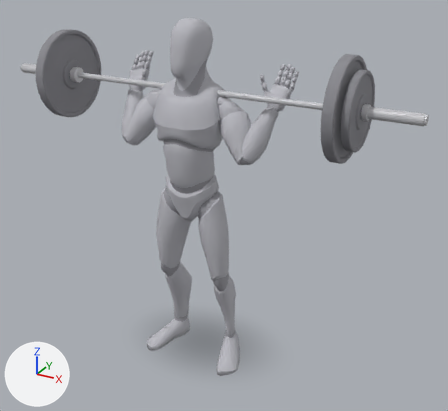
The glTF model app/src/main/assets/mannequins/barbell_squat.glb: old version first, new version second.
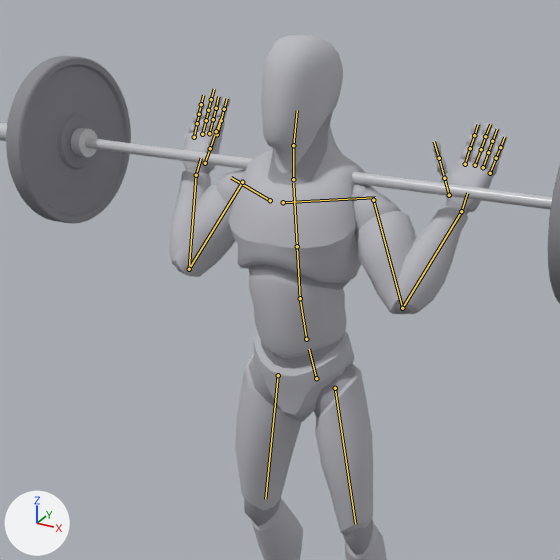
Old and new are each drawn whole from a camera (50 mm lens) standing at (1.53, -2.56, 2.16) and looking at (0.1, 0.04, 0.86) and again close up on the part from 7% to 73% of the width and 0% to 72% of the height. The lights are fixed; the arrows at lower left show +X, +Y and +Z. The last two pictures show the newer version. Both versions are drawn at frame 0 of the action 'lowering'; the numbers are the values there. The bones that change, and the others that lie on the model, are drawn over the model as lines in the close-ups.

In view in the first close-up: 'barbell_0', 'barbell_10', 'barbell_4', 'body', 'body_1' and 2 more.
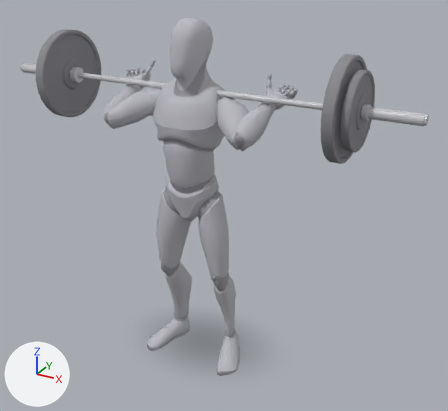
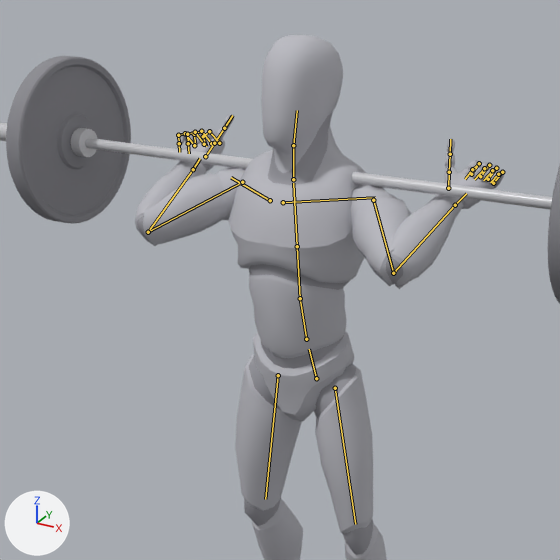
The edits, one by one:
Bone 'upperarm_l' (bone_upperarm_l) turns from (-37, -130, -30) to (-54, -162, -6) degrees about its own x, y and z.
Bone 'lowerarm_l' (bone_lowerarm_l) turns from (130, 14, -16) to (135, 4, -4) degrees about its own x, y and z.
Bone 'hand_l' (bone_hand_l) turns from (15, 0, -1) to (-1, 0, 0) degrees about its own x, y and z.
Bone 'index_01_l' (bone_index_01_l) turns from (0, 0, 0) to (61, 23, -38) degrees about its own x, y and z.
Bone 'index_02_l' (bone_index_02_l) turns from (0, 0, 0) to (65, 26, -40) degrees about its own x, y and z.
Bone 'index_03_l' (bone_index_03_l) turns from (0, 0, 0) to (49, 15, -32) degrees about its own x, y and z.
Bone 'middle_01_l' (bone_middle_01_l) turns from (0, 0, 0) to (57, 20, -36) degrees about its own x, y and z.
Bone 'middle_02_l' (bone_middle_02_l) turns from (0, 0, 0) to (61, 23, -38) degrees about its own x, y and z.
Bone 'middle_03_l' (bone_middle_03_l) turns from (0, 0, 0) to (46, 13, -30) degrees about its own x, y and z.
Bone 'pinky_01_l' (bone_pinky_01_l) turns from (0, 0, 0) to (56, 19, -35) degrees about its own x, y and z.
Bone 'pinky_02_l' (bone_pinky_02_l) turns from (0, 0, 0) to (59, 22, -37) degrees about its own x, y and z.
Bone 'pinky_03_l' (bone_pinky_03_l) turns from (0, 0, 0) to (45, 12, -30) degrees about its own x, y and z.
Bone 'ring_01_l' (bone_ring_01_l) turns from (0, 0, 0) to (56, 19, -36) degrees about its own x, y and z.
Bone 'ring_02_l' (bone_ring_02_l) turns from (0, 0, 0) to (60, 22, -37) degrees about its own x, y and z.
Bone 'ring_03_l' (bone_ring_03_l) turns from (0, 0, 0) to (45, 13, -30) degrees about its own x, y and z.
Bone 'upperarm_r' (bone_upperarm_r) turns from (-37, 130, 30) to (-54, 162, 6) degrees about its own x, y and z.
Bone 'lowerarm_r' (bone_lowerarm_r) turns from (130, -14, 16) to (135, -4, 4) degrees about its own x, y and z.
Bone 'hand_r' (bone_hand_r) turns from (15, 0, 1) to (-1, 0, 0) degrees about its own x, y and z.
Bone 'index_01_r' (bone_index_01_r) turns from (0, 0, 0) to (61, -23, 38) degrees about its own x, y and z.
Bone 'index_02_r' (bone_index_02_r) turns from (0, 0, 0) to (65, -26, 40) degrees about its own x, y and z.
Bone 'index_03_r' (bone_index_03_r) turns from (0, 0, 0) to (49, -15, 32) degrees about its own x, y and z.
Bone 'middle_01_r' (bone_middle_01_r) turns from (0, 0, 0) to (57, -20, 36) degrees about its own x, y and z.
Bone 'middle_02_r' (bone_middle_02_r) turns from (0, 0, 0) to (61, -23, 38) degrees about its own x, y and z.
Bone 'middle_03_r' (bone_middle_03_r) turns from (0, 0, 0) to (46, -13, 30) degrees about its own x, y and z.
Bone 'pinky_01_r' (bone_pinky_01_r) turns from (0, 0, 0) to (56, -19, 35) degrees about its own x, y and z.
Bone 'pinky_02_r' (bone_pinky_02_r) turns from (0, 0, 0) to (59, -22, 37) degrees about its own x, y and z.
Bone 'pinky_03_r' (bone_pinky_03_r) turns from (0, 0, 0) to (45, -12, 30) degrees about its own x, y and z.
Bone 'ring_01_r' (bone_ring_01_r) turns from (0, 0, 0) to (56, -19, 36) degrees about its own x, y and z.
Bone 'ring_02_r' (bone_ring_02_r) turns from (0, 0, 0) to (60, -22, 37) degrees about its own x, y and z.
Bone 'ring_03_r' (bone_ring_03_r) turns from (0, 0, 0) to (45, -13, 30) degrees about its own x, y and z.

Boxes [x1, y1, x2, y2] around the edits, measured in the close-ups (560 x 560 px):
'body', posed: before [169, 35, 507, 560]; after [135, 35, 504, 560]
'body_1', posed (11% wider): before [175, 103, 503, 555]; after [137, 112, 500, 555]
bone 'upperarm_l', root to tip: before (373, 200) to (402, 308); after (373, 200) to (393, 273)
bone 'lowerarm_l', root to tip: before (402, 308) to (461, 211); after (393, 273) to (455, 205)
bone 'hand_l', root to tip: before (461, 211) to (467, 193); after (455, 205) to (466, 193)
bone 'index_01_l', root to tip: before (465, 164) to (470, 148); after (471, 174) to (479, 163)
bone 'index_02_l', root to tip: before (470, 148) to (474, 135); after (479, 163) to (472, 169)
bone 'index_03_l', root to tip: before (474, 135) to (478, 124); after (472, 169) to (465, 179)
bone 'middle_01_l', root to tip: before (475, 165) to (481, 149); after (480, 176) to (489, 165)
bone 'middle_02_l', root to tip: before (481, 149) to (485, 136); after (489, 165) to (484, 168)
bone 'middle_03_l', root to tip: before (485, 136) to (490, 124); after (484, 168) to (474, 179)
bone 'pinky_01_l', root to tip: before (490, 173) to (496, 158); after (493, 183) to (502, 172)
bone 'pinky_02_l', root to tip: before (496, 158) to (500, 147); after (502, 172) to (498, 174)
bone 'pinky_03_l', root to tip: before (500, 147) to (504, 137); after (498, 174) to (490, 182)
bone 'ring_01_l', root to tip: before (483, 167) to (488, 152); after (488, 179) to (496, 168)
bone 'ring_02_l', root to tip: before (488, 152) to (492, 141); after (496, 168) to (492, 170)
bone 'ring_03_l', root to tip: before (492, 141) to (497, 129); after (492, 170) to (483, 180)
bone 'upperarm_r', root to tip: before (242, 182) to (189, 269); after (242, 182) to (148, 232)
bone 'lowerarm_r', root to tip: before (189, 269) to (196, 175); after (148, 232) to (193, 169)
bone 'hand_r', root to tip: before (196, 175) to (201, 158); after (193, 169) to (200, 158)
bone 'index_01_r', root to tip: before (217, 134) to (221, 120); after (219, 143) to (209, 131)
bone 'index_02_r', root to tip: before (221, 120) to (224, 109); after (209, 131) to (203, 136)
bone 'index_03_r', root to tip: before (224, 109) to (227, 98); after (203, 136) to (206, 146)
bone 'middle_01_r', root to tip: before (209, 133) to (213, 119); after (211, 143) to (201, 131)
bone 'middle_02_r', root to tip: before (213, 119) to (216, 108); after (201, 131) to (194, 134)
bone 'middle_03_r', root to tip: before (216, 108) to (218, 96); after (194, 134) to (195, 144)
bone 'pinky_01_r', root to tip: before (194, 137) to (197, 123); after (194, 145) to (185, 133)
bone 'pinky_02_r', root to tip: before (197, 123) to (199, 114); after (185, 133) to (178, 135)
bone 'pinky_03_r', root to tip: before (199, 114) to (201, 104); after (178, 135) to (179, 143)
bone 'ring_01_r', root to tip: before (202, 134) to (206, 120); after (204, 144) to (195, 132)
bone 'ring_02_r', root to tip: before (206, 120) to (208, 110); after (195, 132) to (187, 134)
bone 'ring_03_r', root to tip: before (208, 110) to (211, 99); after (187, 134) to (188, 143)
